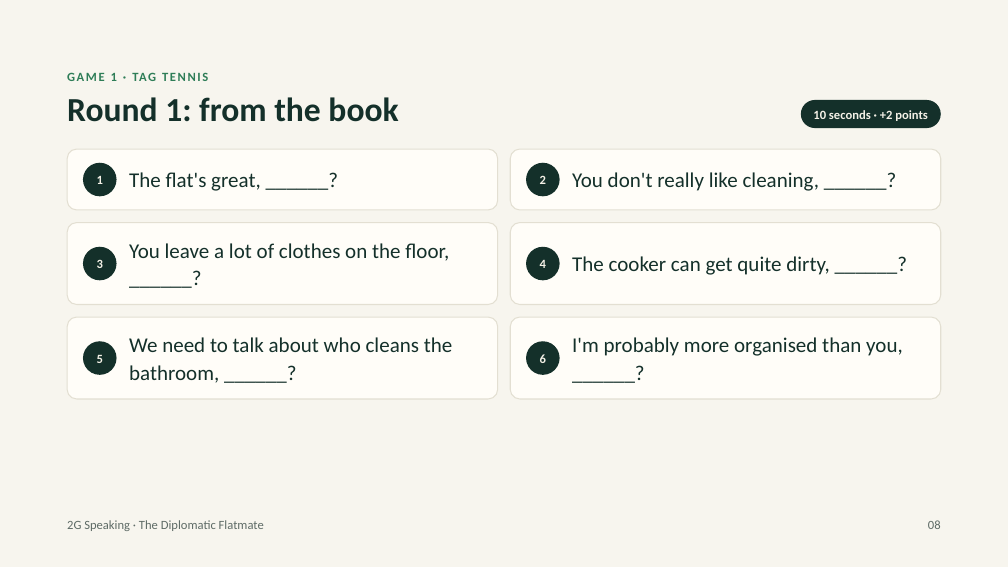
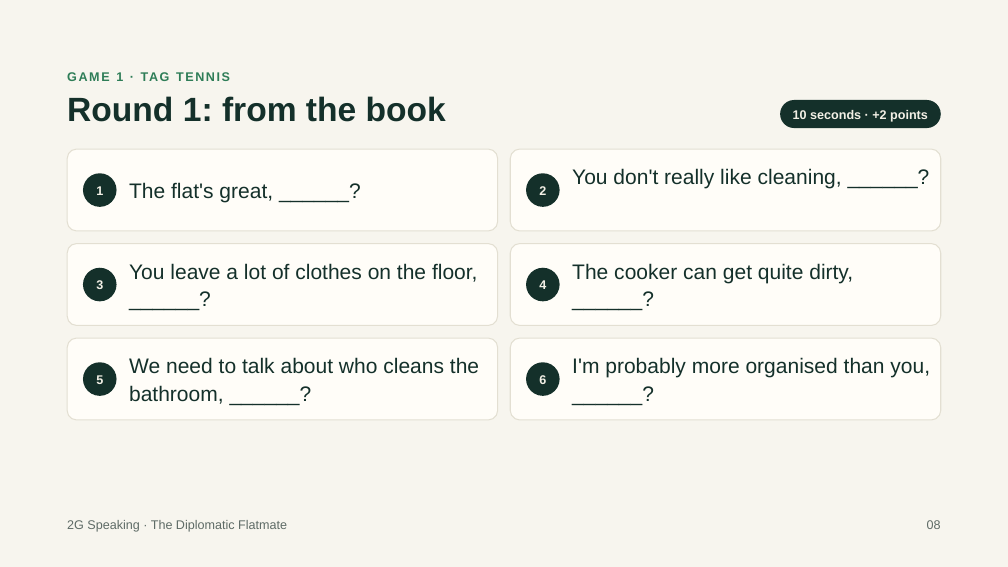
Before and after one commit to adizmurodov/About-ME, a slide deck: slide 8 of diplomatic-flatmate/The-Diplomatic-Flatmate.pptx. Drawn at 1008x567 pixels with LibreOffice and Linux fonts; fonts in the diff are those of the drawing. Boxes give left, top, right and bottom in pixels: in the first picture for what was removed or moved away, otherwise in the second. Text is boxed around its words. In the diff, an @@ line names an element or a change of style, - is before the commit and + after.

```diff
--- a/diplomatic-flatmate/The-Diplomatic-Flatmate.pptx
+++ b/diplomatic-flatmate/The-Diplomatic-Flatmate.pptx
@@ rounded rectangle: place and size @@
-rounded rectangle at (801, 100, 941, 128)
+rounded rectangle at (780, 100, 941, 128)
@@ text "10 seconds · +2 points": place and size @@
-text "10 seconds · +2 points" at (813, 110, 928, 121)
+text "10 seconds · +2 points" at (793, 110, 928, 122)
@@ rounded rectangle: place and size @@
-rounded rectangle at (67, 149, 498, 210)
+rounded rectangle at (67, 149, 498, 231)
@@ rounded rectangle at (67, 149, 498, 231): proportions changed @@
@@ rounded rectangle at (510, 149, 941, 231): proportions changed @@
@@ rounded rectangle: place and size @@
-rounded rectangle at (510, 149, 941, 210)
+rounded rectangle at (510, 149, 941, 231)
@@ 3 texts, 2 ellipses: place and size @@
-3 texts, 2 ellipses at (83, 163, 560, 196)
+3 texts, 2 ellipses at (83, 173, 560, 206)
@@ 7 texts, 4 rounded rectangles, 4 ellipses: place and size @@
-7 texts, 4 rounded rectangles, 4 ellipses at (67, 222, 941, 399)
+7 texts, 4 rounded rectangles, 4 ellipses at (67, 243, 941, 420)
@@ font Calibri to Arial in 17 elements at (67, 520, 287, 532), (927, 520, 941, 529), (96, 186, 103, 195), (129, 182, 273, 202), (539, 186, 546, 195), (67, 96, 446, 122), (116, 72, 123, 81), (572, 168, 842, 189), (572, 357, 930, 378), (96, 280, 103, 289), (129, 263, 478, 282), (539, 280, 546, 289), (96, 375, 103, 384), (129, 357, 479, 404), (539, 375, 546, 384), (793, 110, 928, 122), (572, 263, 853, 283) @@
@@ text "The cooker can get quite ...": place and size @@
-text "The cooker can get quite ..." at (572, 256, 829, 275)
+text "The cooker can get quite ..." at (572, 263, 853, 283)
```
Also in this commit, not shown: 30 other slides changed, 1 other file.
